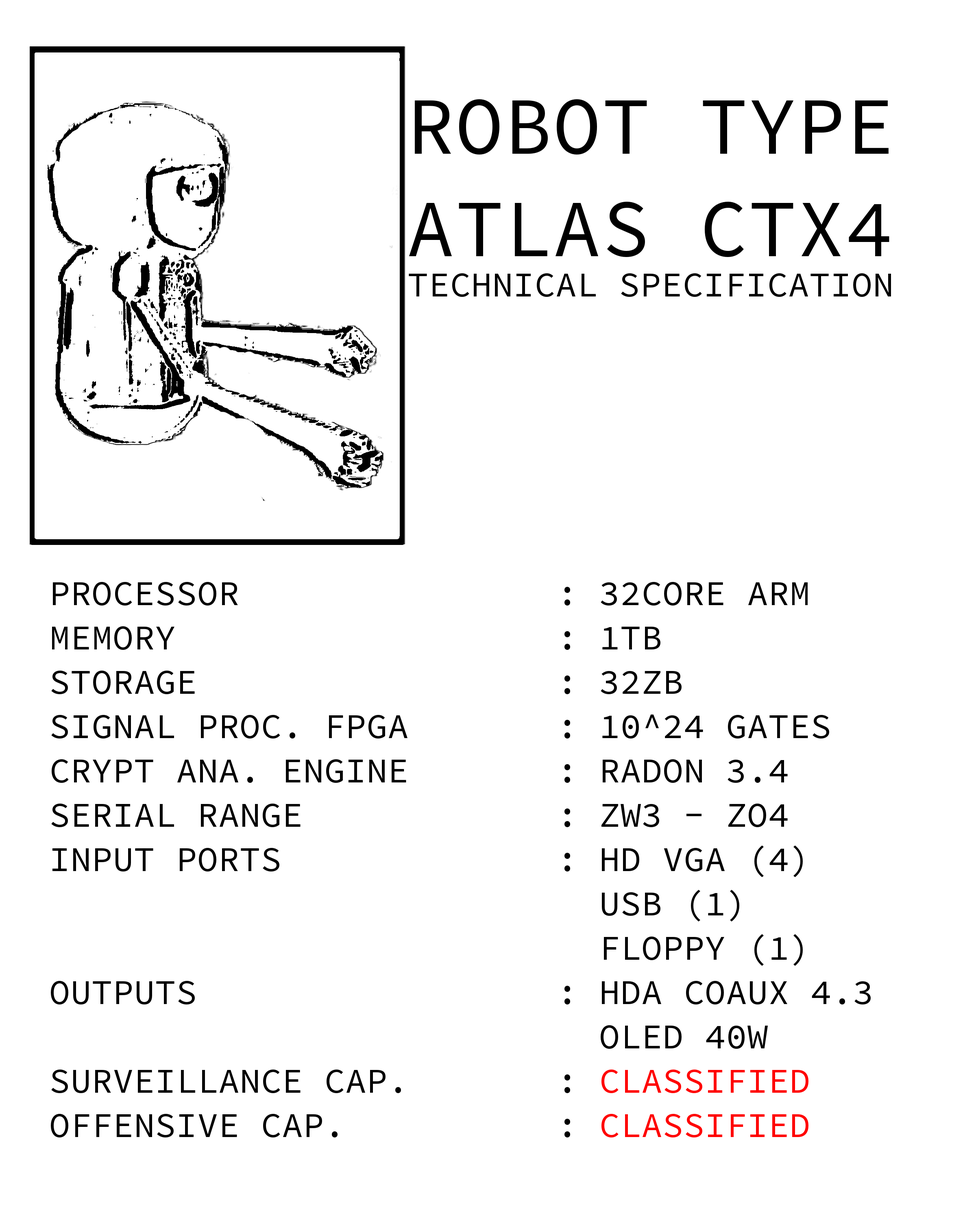
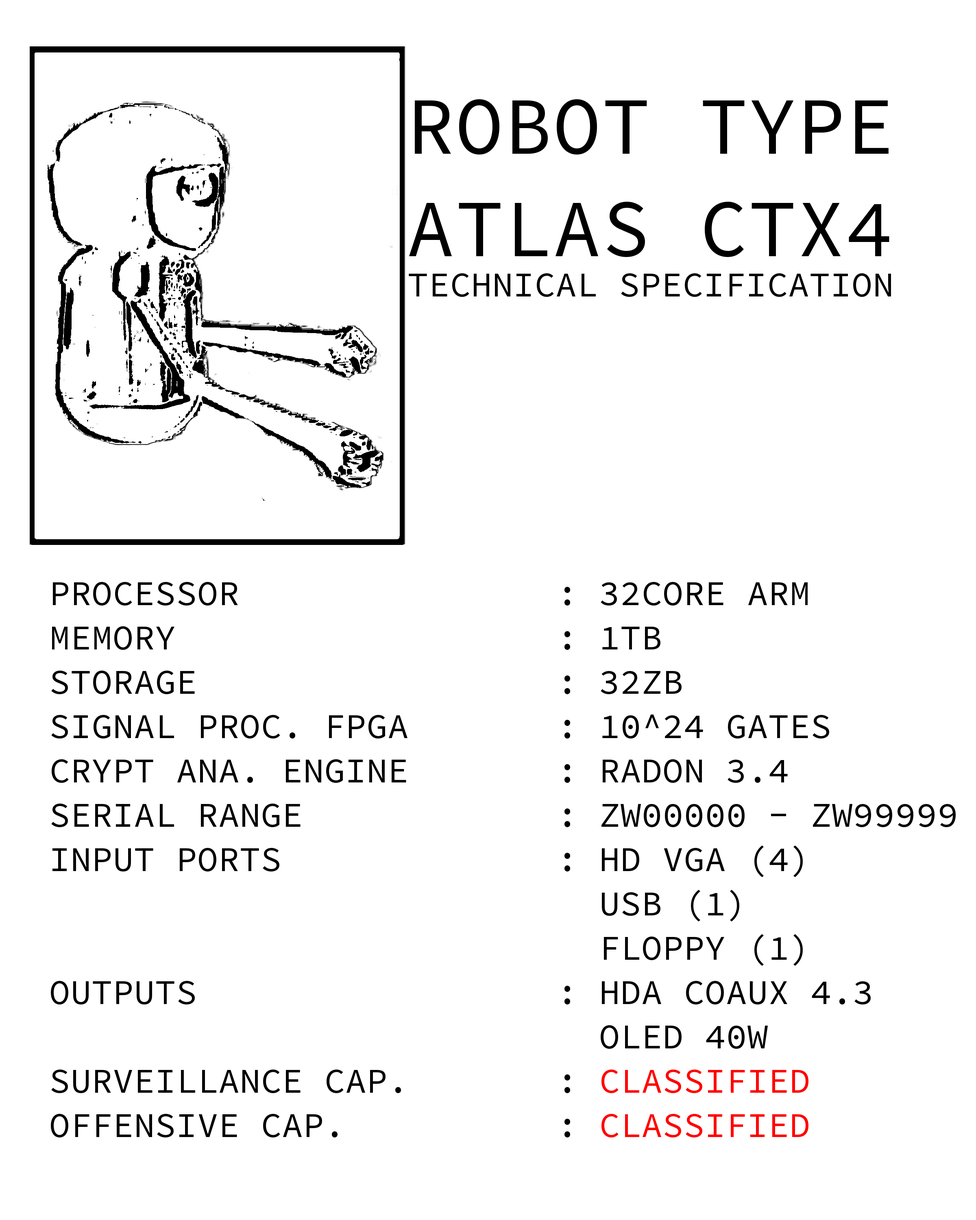
Before/after of a 976 x 1220 layered artwork. What changed in the layer stack:
painted on "PROCESSOR : 32CORE ARM ..." over <box>643,803,956,828</box>
